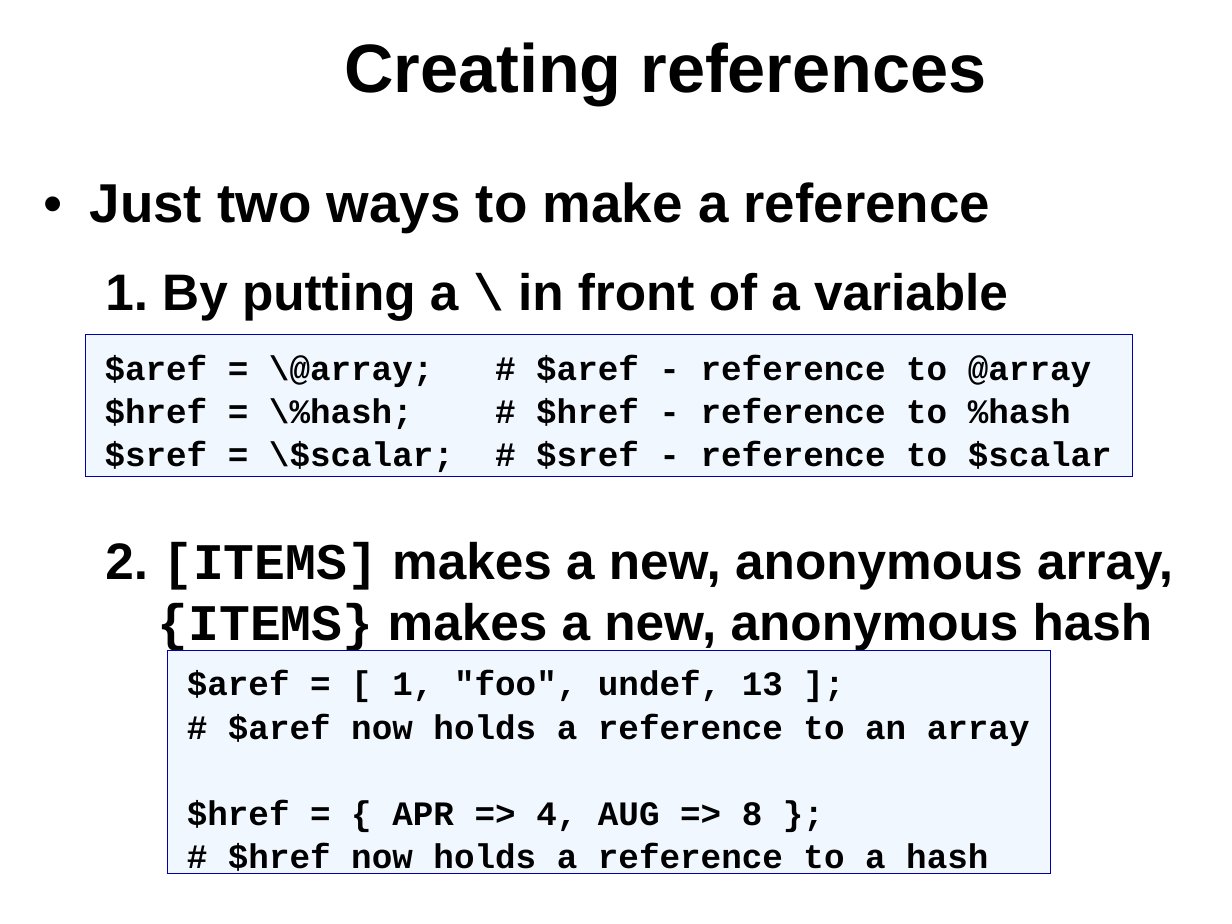
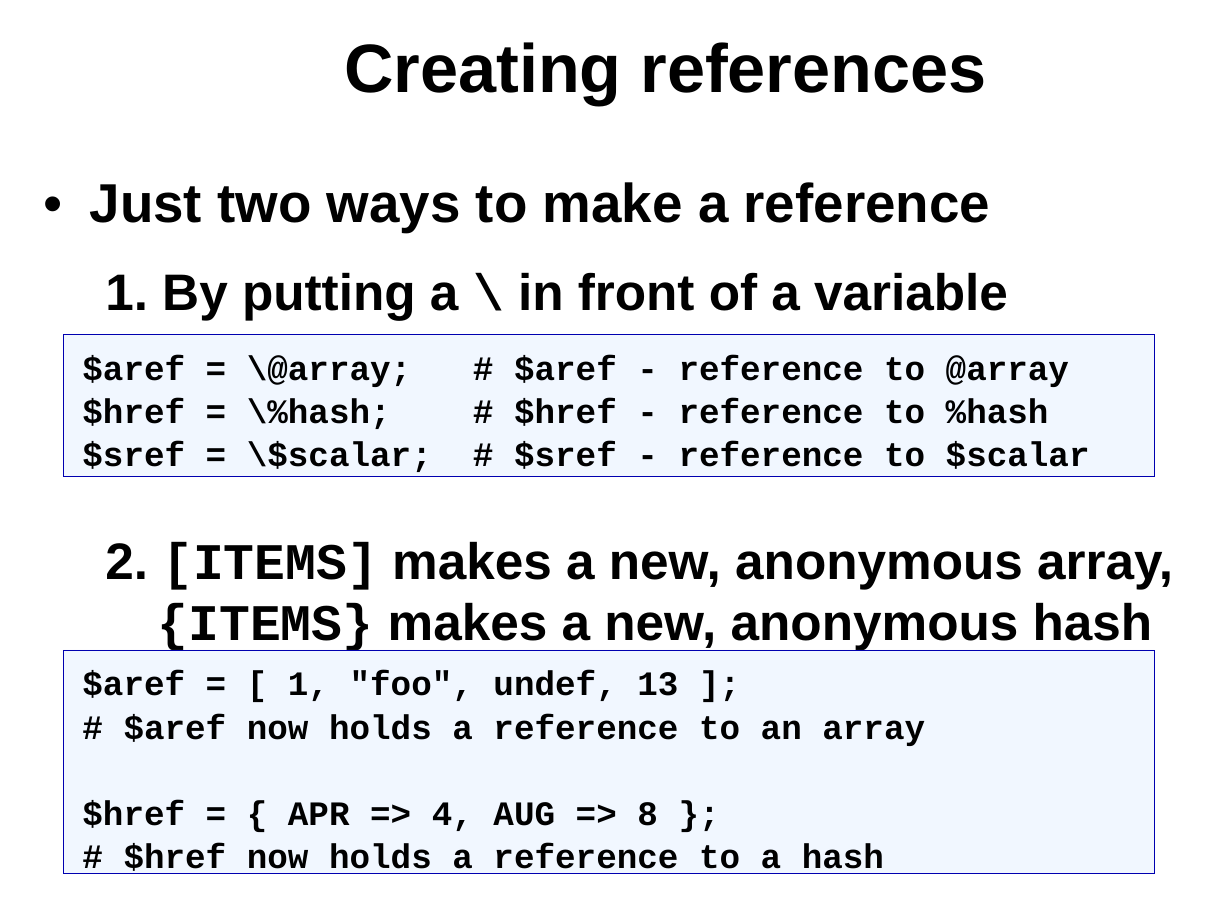
Before and after one commit to kberov/PerlProgrammingCourse, a slide deck: slide 6 of 08_references.odp. Drawn at 1232x924 pixels with LibreOffice and Linux fonts; fonts in the diff are those of the drawing; background and template pictures are left out. Boxes give left, top, right and bottom in pixels: in the first picture for what was removed or moved away, otherwise in the second. Text is boxed around its words. In the diff, an @@ line names an element or a change of style, - is before the commit and + after.

Commit message:
references updated

```diff
--- a/08_references.odp
+++ b/08_references.odp
@@ rectangle "$aref = \@array; # $aref ...": place and size @@
-rectangle "$aref = \@array; # $aref ..." at [85,335,1132,477]
+rectangle "$aref = \@array; # $aref ..." at [63,335,1154,477]
@@ rectangle "$aref = [ 1, "foo", ...": place and size @@
-rectangle "$aref = [ 1, "foo", ..." at [168,650,1050,873]
+rectangle "$aref = [ 1, "foo", ..." at [63,650,1154,873]
```
Also in this commit, not shown: 7 other slides changed.
